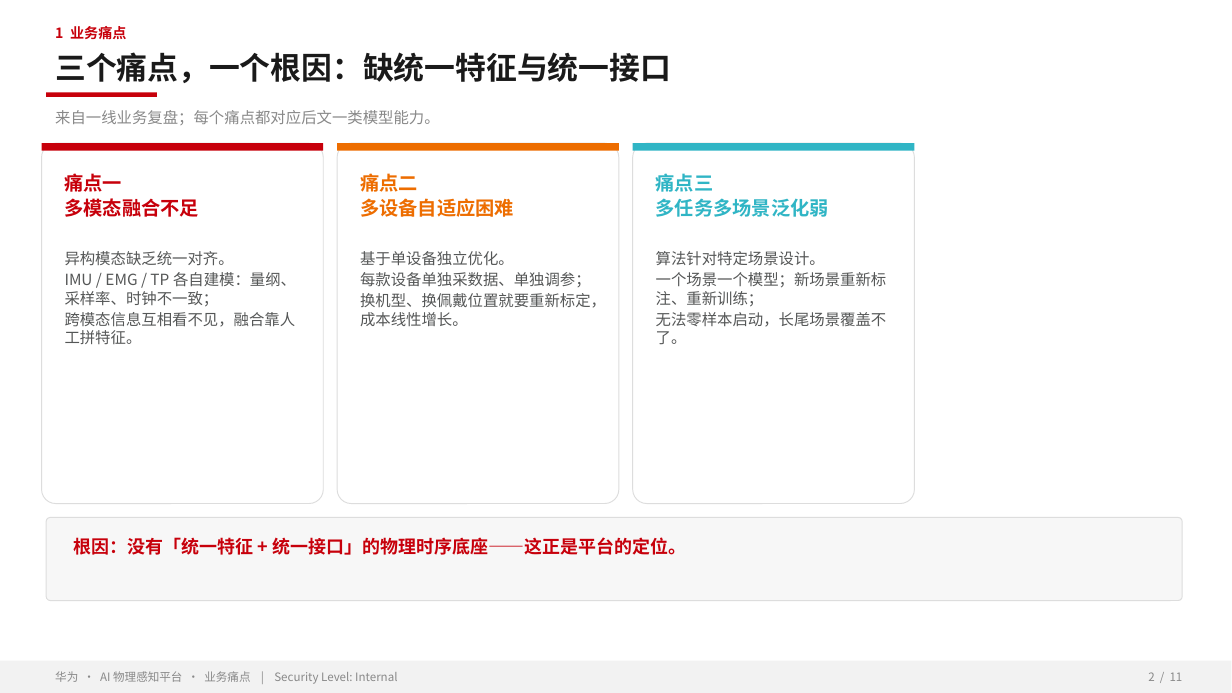
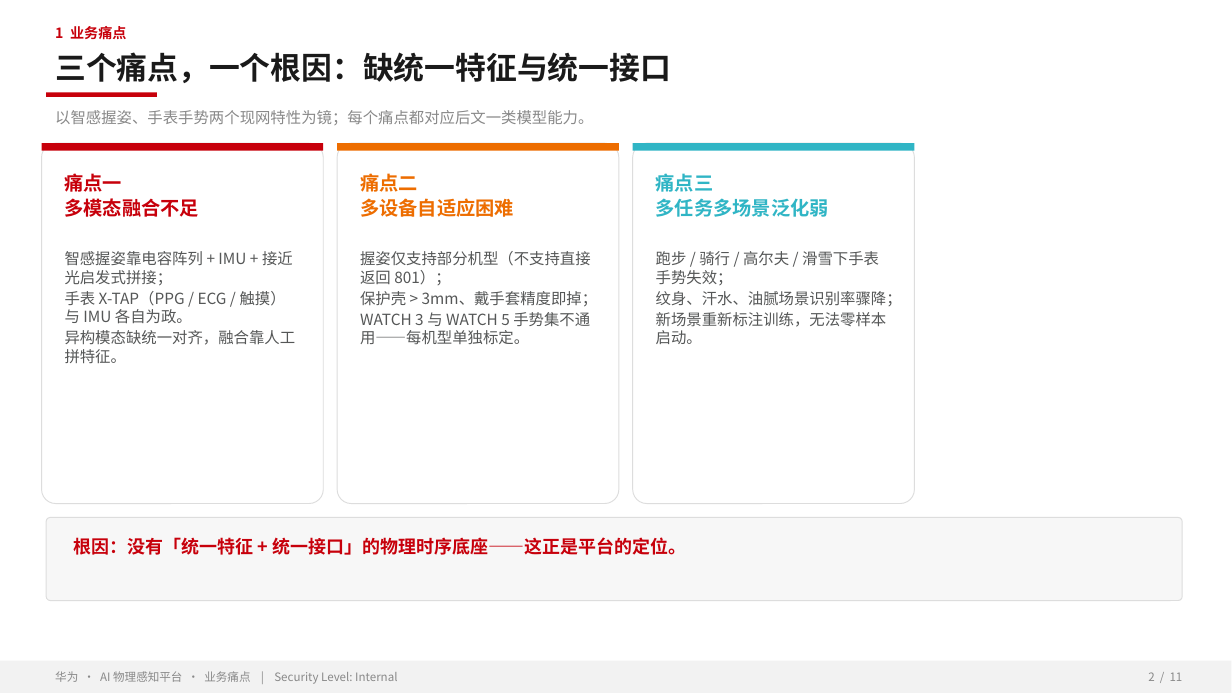
Before and after one commit to zhangrui1123/ai-physical-sensing, a slide deck: slide 2 of AI物理感知平台-华为汇报.pptx. Drawn at 1232x693 pixels with LibreOffice and Linux fonts; fonts in the diff are those of the drawing; background and template pictures are left out. Boxes give left, top, right and bottom in pixels: in the first picture for what was removed or moved away, otherwise in the second. Text is boxed around its words. In the diff, an @@ line names an element or a change of style, - is before the commit and + after.

```diff
--- a/AI物理感知平台-华为汇报.pptx
+++ b/AI物理感知平台-华为汇报.pptx
@@ text at [55,110,593,125]: text changed @@
-来自一线业务复盘；每个痛点都对应后文一类模型能力。
+以智感握姿、手表手势两个现网特性为镜；每个痛点都对应后文一类模型能力。
@@ text at [65,251,296,363]: text changed @@
-异构模态缺乏统一对齐。
-IMU / EMG / TP 各自建模：量纲、采样率、时钟不一致；
-跨模态信息互相看不见，融合靠人工拼特征。
+智感握姿靠电容阵列 + IMU + 接近光启发式拼接；
+手表 X-TAP（PPG / ECG / 触摸）与 IMU 各自为政。
+异构模态缺统一对齐，融合靠人工拼特征。
@@ text at [360,251,597,344]: text changed @@
-基于单设备独立优化。
-每款设备单独采数据、单独调参；
-换机型、换佩戴位置就要重新标定，成本线性增长。
+握姿仅支持部分机型（不支持直接返回 801）；
+保护壳 > 3mm、戴手套精度即掉；
+WATCH 3 与 WATCH 5 手势集不通用——每机型单独标定。
@@ text at [656,251,902,344]: text changed @@
-算法针对特定场景设计。
-一个场景一个模型；新场景重新标注、重新训练；
-无法零样本启动，长尾场景覆盖不了。
+跑步 / 骑行 / 高尔夫 / 滑雪下手表手势失效；
+纹身、汗水、油腻场景识别率骤降；
+新场景重新标注训练，无法零样本启动。
```
Also in this commit, not shown: 4 other slides changed, 1 other file.
